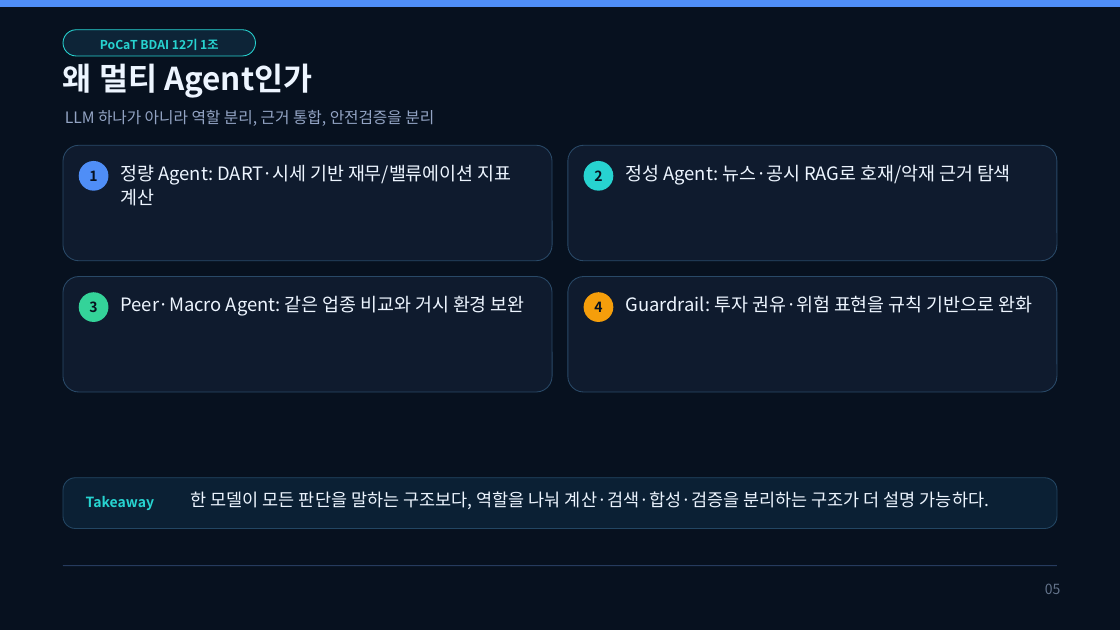
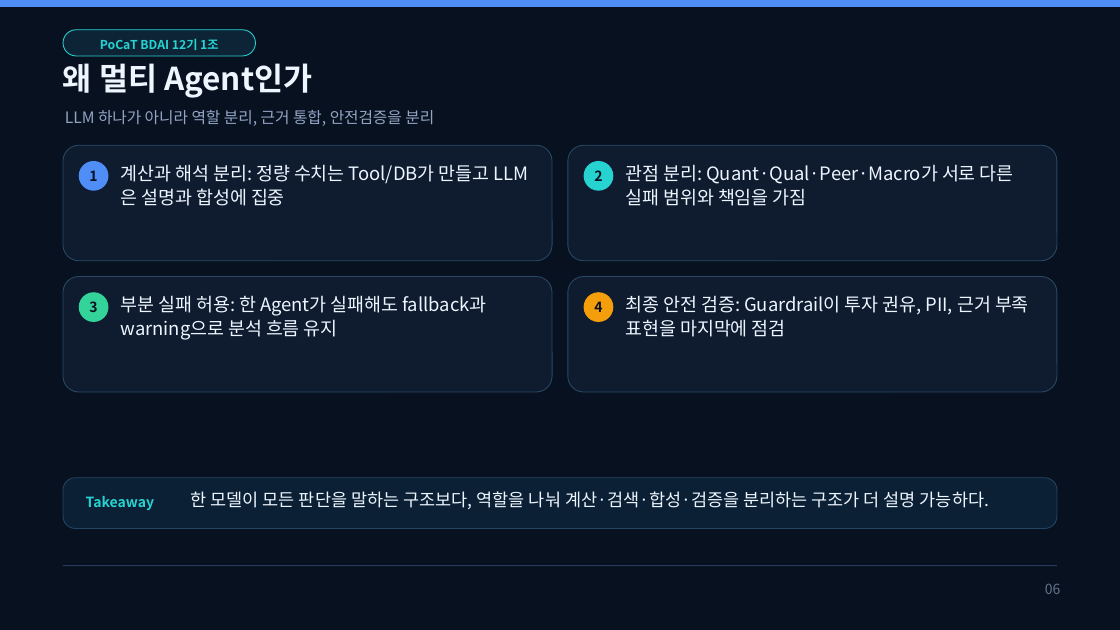
Before and after one commit to mygithub05253/stock-agent, a slide deck: slide 6 of docs/presentation/final_presentation.pptx (slide 5 before the commit). Drawn at 1120x630 pixels with LibreOffice and Linux fonts; fonts in the diff are those of the drawing. Boxes give left, top, right and bottom in pixels: in the first picture for what was removed or moved away, otherwise in the second. Text is boxed around its words. In the diff, an @@ line names an element or a change of style, - is before the commit and + after.

Commit message:
📝 Docs: 최종 발표 자료 Agent 상세 보강

```diff
--- a/docs/presentation/final_presentation.pptx
+++ b/docs/presentation/final_presentation.pptx
@@ text at (x1=121, y1=164, x2=490, y2=206): text changed @@
-정량 Agent: DART·시세 기반 재무/밸류에이션 지표 계산
+계산과 해석 분리: 정량 수치는 Tool/DB가 만들고 LLM은 설명과 합성에 집중
@@ text at (x1=626, y1=164, x2=1014, y2=206): text changed @@
-정성 Agent: 뉴스·공시 RAG로 호재/악재 근거 탐색
+관점 분리: Quant·Qual·Peer·Macro가 서로 다른 실패 범위와 책임을 가짐
@@ text at (x1=121, y1=295, x2=486, y2=340): text changed @@
-Peer·Macro Agent: 같은 업종 비교와 거시 환경 보완
+부분 실패 허용: 한 Agent가 실패해도 fallback과 warning으로 분석 흐름 유지
@@ text at (x1=626, y1=295, x2=1029, y2=337): text changed @@
-Guardrail: 투자 권유·위험 표현을 규칙 기반으로 완화
+최종 안전 검증: Guardrail이 투자 권유, PII, 근거 부족 표현을 마지막에 점검
```
Also in this commit, not shown: 8 other slides changed, 7 slides added, 2 slides removed, 6 other files.
